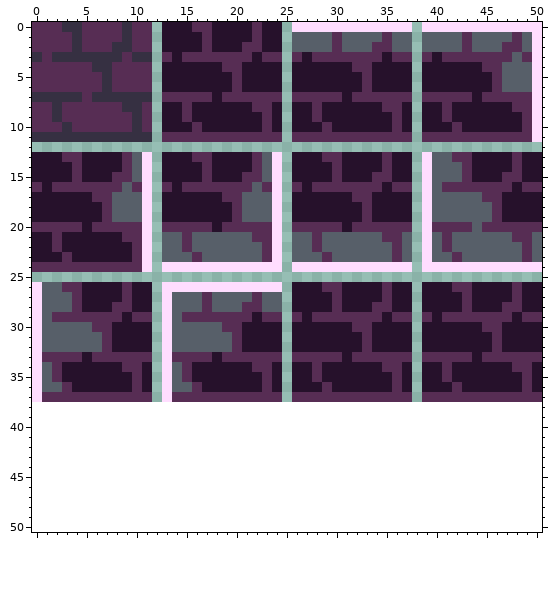
Edited in one commit: pixel-art sprite (data/images/tiles/tiles.png). That is the earlier state.
The file is 51x38 pixels. The old version is drawn lined up with the new one, on the new canvas.
After:
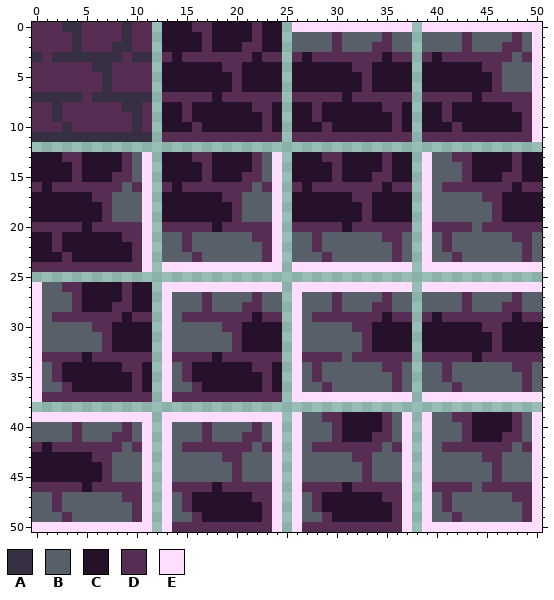
Palette (. is transparent): A #363042  B #575f69  C #26112b  D #572d54  E #ffddff
Message: Game: More tiles, test level
Diff:
canvas 51x38 -> 51x51
y 26: x 26..37 CCCDDCCCCDCC -> EEEEEEEEEEEE; x 39..50 CCCDDCCCCDCC -> EEEEEEEEEEEE
y 27: x 26..29 CCCC -> EBBB; x 31..34 CCCC -> BBBB; x 36..37 CC -> BB; x 39..42 CCCC -> BBBB; x 44..47 CCCC -> BBBB; x 49..50 CC -> BB
y 28: x 26..29 CCCC -> EBBB; x 31..33 CCC -> BBB; x 36..37 CC -> BB; x 39..42 CCCC -> BBBB; x 44..46 CCC -> BBB; x 49..50 CC -> BB
y 29: x 26..27 DC -> EB
y 30: x 26..31 CCCCCC -> EBBBBB
y 31..32: x 26..32 CCCCCCC -> EBBBBBB
y 33: x 26 D -> E; x 31 C -> B
y 34: x 26..27 CC -> EB; x 29..34 CCCCCC -> BBBBBB; x 37 C -> B; x 39..40 CC -> BB; x 42..47 CCCCCC -> BBBBBB; x 50 C -> B
y 35: x 26..27 CC -> EB; x 29..35 CCCCCCC -> BBBBBBB; x 37 C -> B; x 39..40 CC -> BB; x 42..48 CCCCCCC -> BBBBBBB; x 50 C -> B
y 36: x 26..28 CCC -> EBB; x 30..35 CCCCCC -> BBBBBB; x 37 C -> B; x 39..41 CCC -> BBB; x 43..48 CCCCCC -> BBBBBB; x 50 C -> B
y 37: x 26..37 DDDDDDDDDDDD -> EEEEEEEEEEEE; x 39..50 DDDDDDDDDDDD -> EEEEEEEEEEEE
y 39: x 0..11 ............ -> EEEEEEEEEEEE; x 13..24 ............ -> EEEEEEEEEEEE; x 26..37 ............ -> EBBDDCCCCDBE; x 39..50 ............ -> EBBDDCCCCDBE
y 40: x 0..11 ............ -> BBBBDBBBBDBE; x 13..24 ............ -> EBBBDBBBBDBE; x 26..37 ............ -> EBBBDCCCCDBE; x 39..50 ............ -> EBBBDCCCCDBE
y 41: x 0..11 ............ -> BBBBDBBBDDBE; x 13..24 ............ -> EBBBDBBBDDBE; x 26..37 ............ -> EBBBDCCCDDBE; x 39..50 ............ -> EBBBDCCCDDBE
y 42: x 0..11 ............ -> DCDDDDDDDBDE; x 13..24 ............ -> EBDDDDDDDBDE; x 26..37 ............ -> EBDDDDDDDBDE; x 39..50 ............ -> EBDDDDDDDBDE
y 43: x 0..11 ............ -> CCCCCCDDBBBE; x 13..24 ............ -> EBBBBBDDBBBE; x 26..37 ............ -> EBBBBBDDBBBE; x 39..50 ............ -> EBBBBBDDBBBE
y 44..45: x 0..11 ............ -> CCCCCCCDBBBE; x 13..24 ............ -> EBBBBBBDBBBE; x 26..37 ............ -> EBBBBBBDBBBE; x 39..50 ............ -> EBBBBBBDBBBE
y 46: x 0..11 ............ -> DDDDDCDDDDDE; x 13..24 ............ -> EDDDDCDDDDDE; x 26..37 ............ -> EDDDDCDDDDDE; x 39..50 ............ -> EDDDDBDDDDDE
y 47: x 0..11 ............ -> BBDBBBBBBDDE; x 13..24 ............ -> EBDCCCCCCDDE; x 26..37 ............ -> EBDCCCCCCDDE; x 39..50 ............ -> EBDBBBBBBDDE
y 48: x 0..11 ............ -> BBDBBBBBBBDE; x 13..24 ............ -> EBDCCCCCCCDE; x 26..37 ............ -> EBDCCCCCCCDE; x 39..50 ............ -> EBDBBBBBBBDE
y 49: x 0..11 ............ -> BBBDBBBBBBDE; x 13..24 ............ -> EBBDCCCCCCDE; x 26..37 ............ -> EBBDCCCCCCDE; x 39..50 ............ -> EBBDBBBBBBDE
y 50: x 0..11 ............ -> EEEEEEEEEEEE; x 13..24 ............ -> EDDDDDDDDDDE; x 26..37 ............ -> EDDDDDDDDDDE; x 39..50 ............ -> EEEEEEEEEEEE
Where, in picture pixels (left, top, right, bottom), the same in both pictures:
changed: (32, 282, 542, 532)
